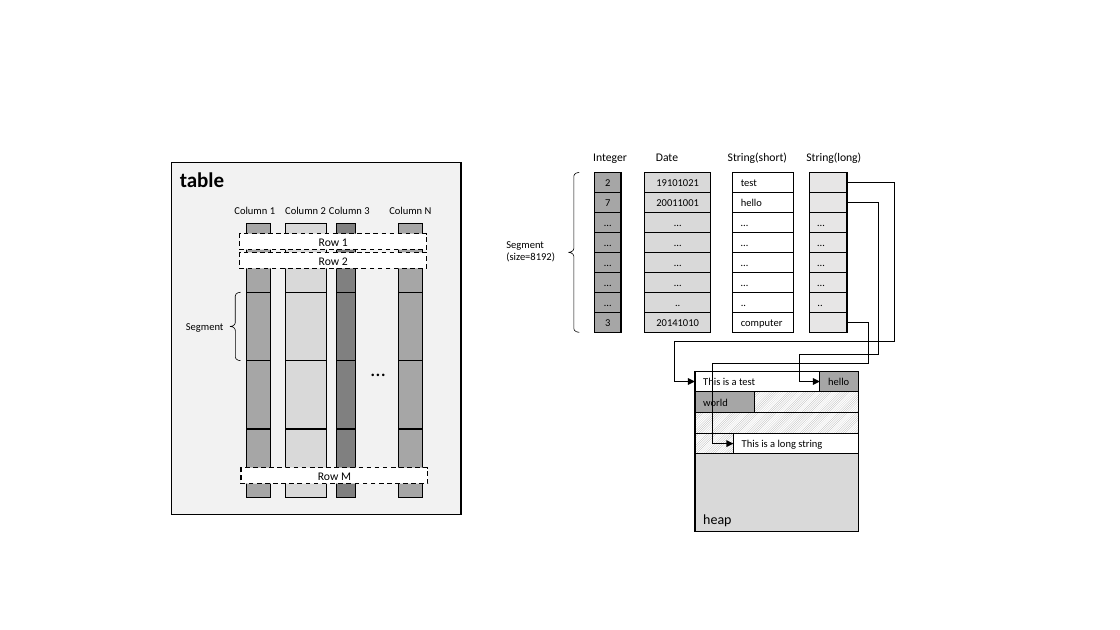
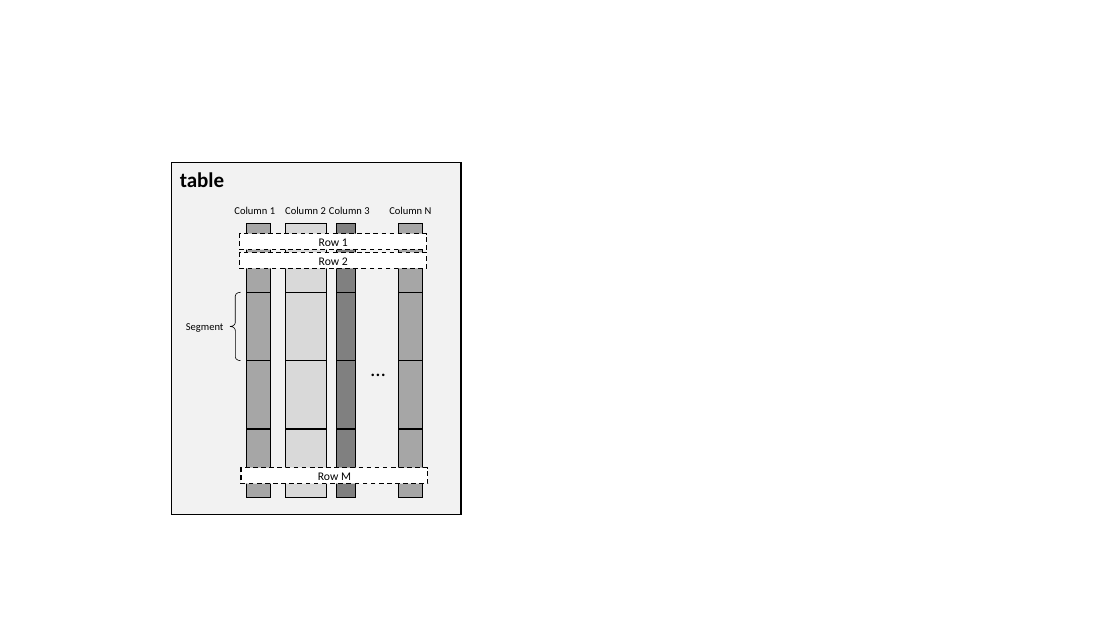
Before and after one commit to scott-zgeng/thor, a slide deck: slide 31 of doc/thor architecture.pptx. Drawn at 1120x630 pixels with LibreOffice and Linux fonts; fonts in the diff are those of the drawing. Boxes give left, top, right and bottom in pixels: in the first picture for what was removed or moved away, otherwise in the second. Text is boxed around its words. In the diff, an @@ line names an element or a change of style, - is before the commit and + after.

```diff
--- a/doc/thor architecture.pptx
+++ b/doc/thor architecture.pptx
@@ left brace removed at (569, 172, 580, 332) @@
@@ text removed at (593, 153, 627, 163) @@
-Integer
@@ text removed at (656, 153, 678, 161) @@
-Date
@@ text removed at (728, 152, 787, 163) @@
-String(short)
@@ text removed at (806, 152, 861, 163) @@
-String(long)
@@ elbow arrow removed from (847, 182) to (695, 381) @@
@@ elbow arrow removed from (847, 202) to (820, 381) @@
@@ text removed at (506, 241, 555, 262) @@
-Segment
-(size=8192)
@@ group removed at (595, 172, 622, 333): 8 rectangles @@
-2
-7
-…
-…
-…
-…
-…
-3
@@ group removed at (645, 172, 711, 333): 8 rectangles @@
-19101021
-20011001
-…
-…
-…
-…
-..
-20141010
@@ elbow arrow removed from (847, 323) to (734, 444) @@
@@ group removed at (733, 172, 794, 333): 8 rectangles @@
-test
-hello
-…
-…
-…
-…
-..
-computer
@@ group removed at (809, 172, 847, 333): 8 rectangles @@
-…
-…
-…
-…
-..
@@ group removed at (695, 371, 859, 531): 8 rectangles @@
-heap
-This is a test
-hello
-world
-This is a long string
```
Also in this commit, not shown: 2 other slides changed, 3 slides added, 1 other file.
